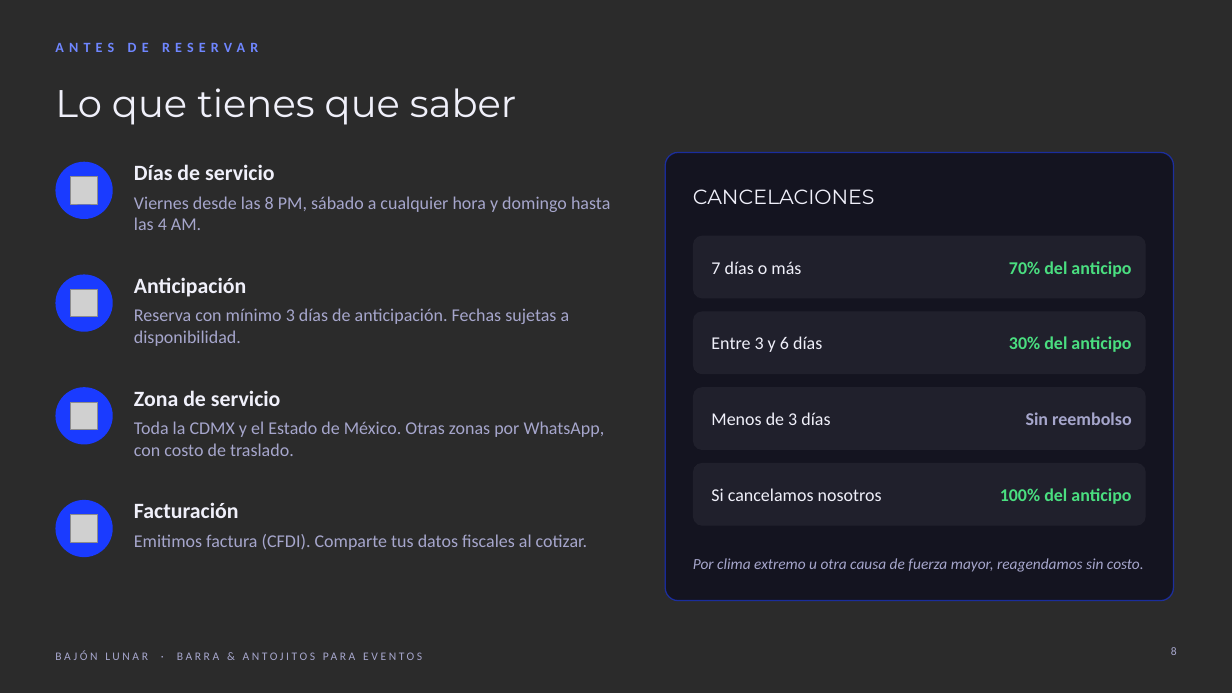
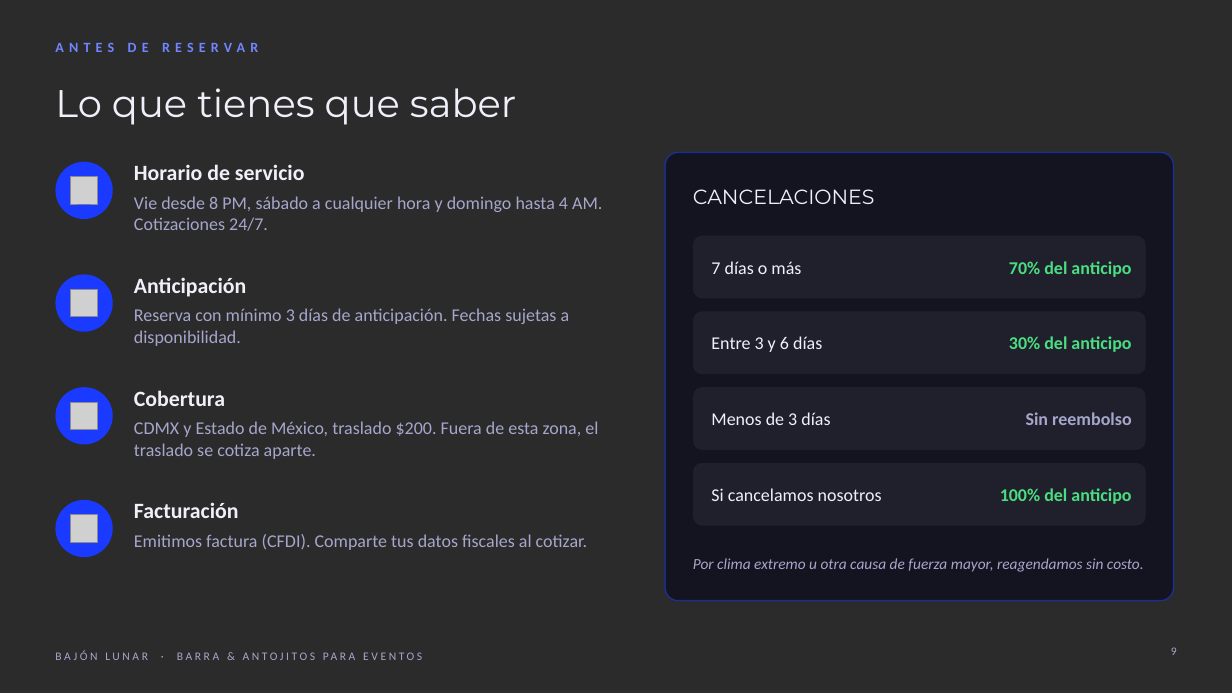
Before and after one commit to ingalejandrofh01-boop/Bajon-Lunar, a slide deck: slide 9 of bajon-lunar-presentacion.pptx (slide 8 before the commit). Drawn at 1232x693 pixels with LibreOffice and Linux fonts; fonts in the diff are those of the drawing; grey boxes stand for pictures; background and template pictures are left out; a plain dark background stands for a picture behind light text. Boxes give left, top, right and bottom in pixels: in the first picture for what was removed or moved away, otherwise in the second. Text is boxed around its words. In the diff, an @@ line names an element or a change of style, - is before the commit and + after.

```diff
--- a/bajon-lunar-presentacion.pptx
+++ b/bajon-lunar-presentacion.pptx
@@ text at <box>134,164,305,180</box>: text changed @@
-Días de servicio
+Horario de servicio
@@ text at <box>134,196,602,231</box>: text changed @@
-Viernes desde las 8 PM, sábado a cualquier hora y domingo hasta las 4 AM.
+Vie desde 8 PM, sábado a cualquier hora y domingo hasta 4 AM. Cotizaciones 24/7.
@@ text at <box>134,390,225,406</box>: text changed @@
-Zona de servicio
+Cobertura
@@ text at <box>134,421,598,459</box>: text changed @@
-Toda la CDMX y el Estado de México. Otras zonas por WhatsApp, con costo de traslado.
+CDMX y Estado de México, traslado $200. Fuera de esta zona, el traslado se cotiza aparte.
```
Also in this commit, not shown: 3 other slides changed, 1 slide added, 20 other files.
